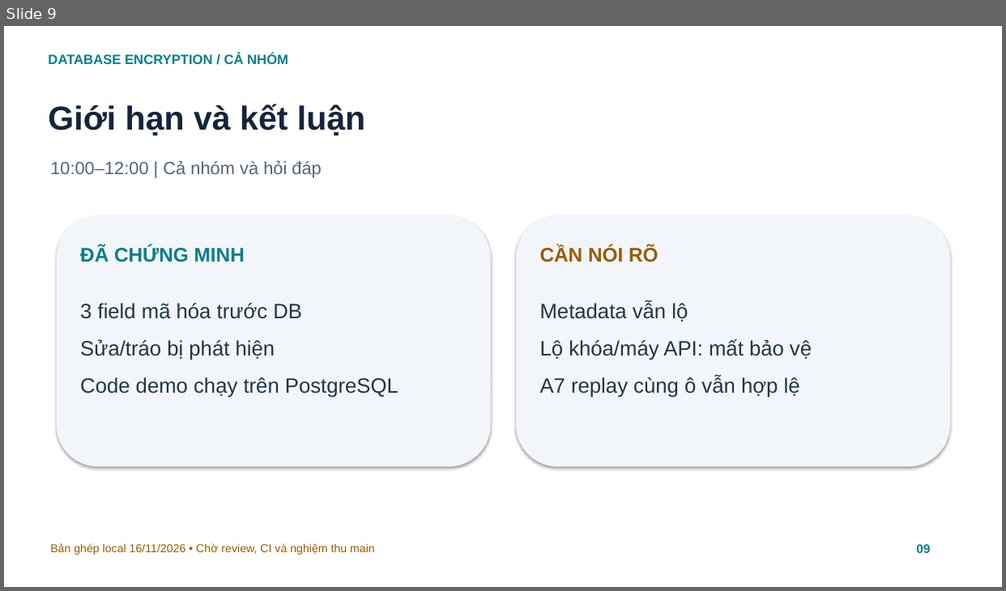
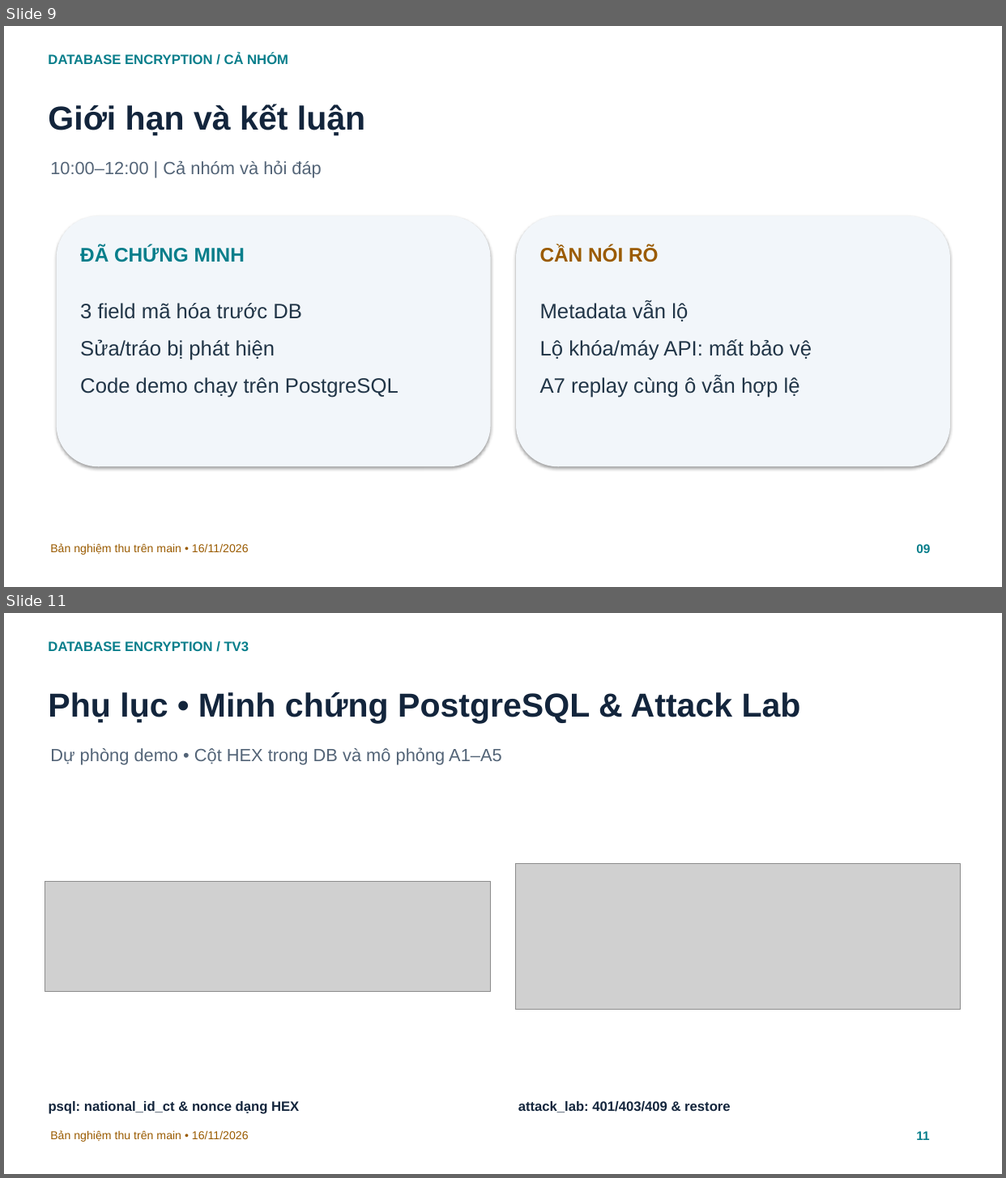
Before and after one commit to world-ender1/database-encryption-lab, a slide deck: docs/SLIDE_TONG_HOP.pptx. Shown one above the other, each under a label of ours: slide 9 before the commit, slides 9 and 11 after it; the slides between them are not shown. The pictures are 1006x591 and 1006x1178 pixels, drawn with LibreOffice and Linux fonts; fonts in the diff are those of the drawing; grey boxes stand for pictures. Boxes give left, top, right and bottom in pixels: in the first picture for what was removed or moved away, otherwise in the second. Text is boxed around its words. In the diff, an @@ line names an element or a change of style, - is before the commit and + after.

Commit message:
docs(final): embed verified screenshots into group report and slides

```diff
--- a/docs/SLIDE_TONG_HOP.pptx
+++ b/docs/SLIDE_TONG_HOP.pptx
@@ slide 11 added at (4, 613, 1002, 1174), background #FFFFFF @@
@@ text added at (48, 641, 249, 651), 13 pt, text #087E8B, bold @@
+DATABASE ENCRYPTION / TV3
@@ text added at (48, 692, 801, 724), 32 pt, text #13253C, bold @@
+Phụ lục • Minh chứng PostgreSQL & Attack Lab
@@ text added at (50, 747, 502, 765), 17 pt, text #536477 @@
+Dự phòng demo • Cột HEX trong DB và mô phỏng A1–A5
@@ picture added at (515, 864, 961, 1010) @@
@@ picture added at (45, 882, 491, 991) @@
@@ text added at (49, 1101, 299, 1114), 13 pt, text #13253C, bold @@
+psql: national_id_ct & nonce dạng HEX
@@ text added at (518, 1101, 730, 1113), 13 pt, text #13253C, bold @@
+attack_lab: 401/403/409 & restore
@@ text added at (50, 1131, 249, 1142), 11 pt, text #9A5B00 @@
+Bản nghiệm thu trên main • 16/11/2026
@@ text added at (916, 1131, 929, 1140), 12 pt, text #087E8B, bold @@
+11
@@ slide 9 changed as well @@
@@ text at (50, 544, 249, 555): text changed @@
-Bản ghép local 16/11/2026 • Chờ review, CI và nghiệm thu main
+Bản nghiệm thu trên main • 16/11/2026
```
Also in this commit, not shown: 8 other slides changed, 2 other slides added, 13 other files.
